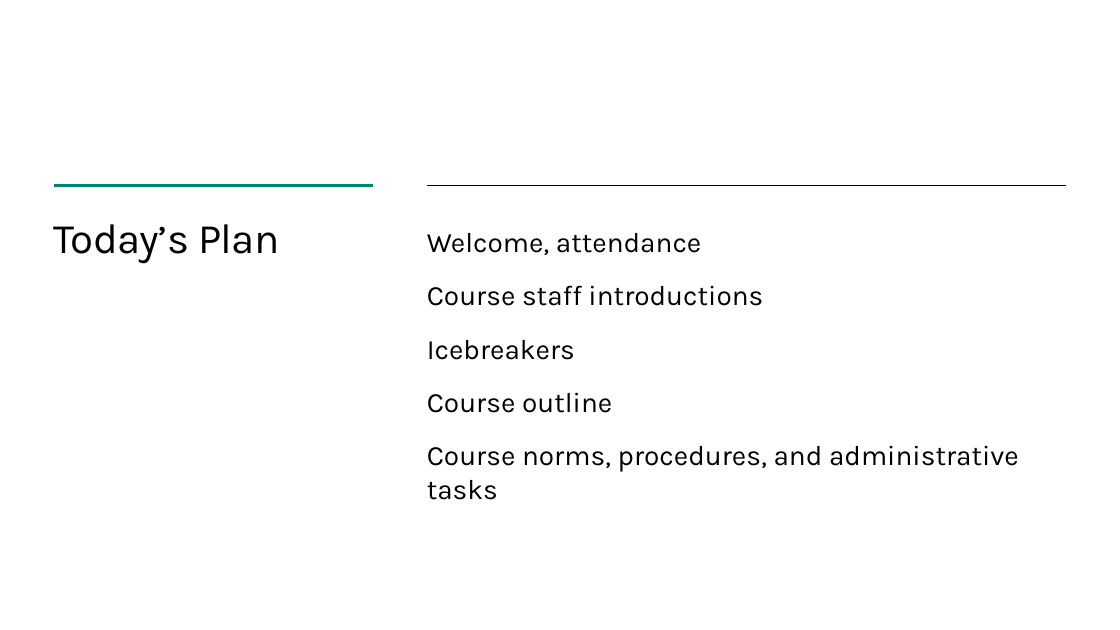
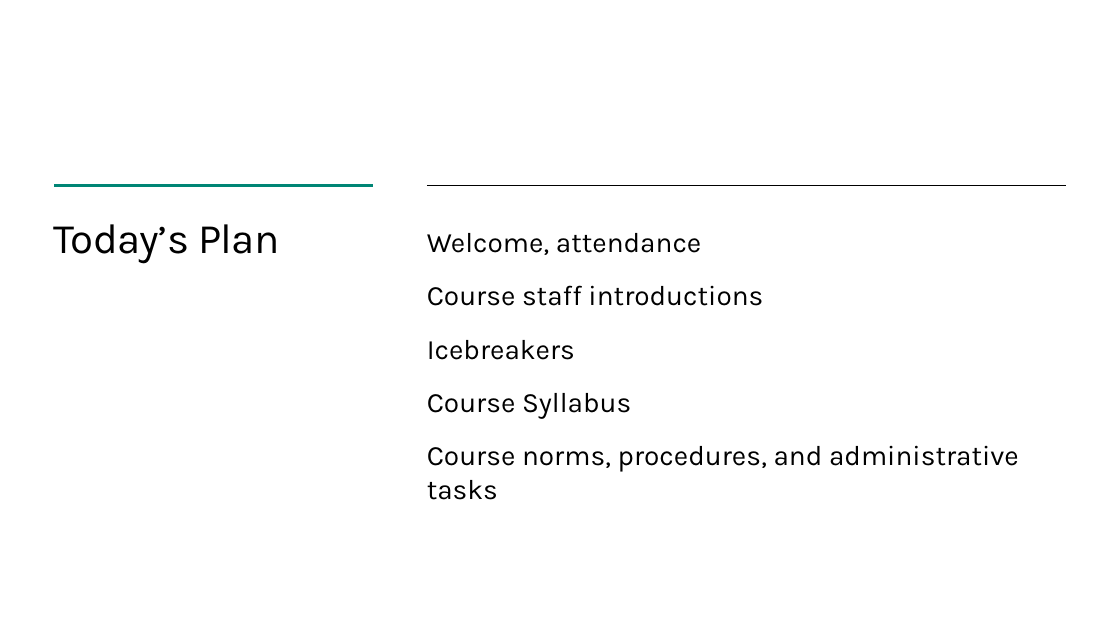
Before and after one commit to TEALSK12/introduction-to-computer-science, a slide deck: slide 3 of slidedecks/TEALS SNAP 0.1.pptx. Drawn at 1120x630 pixels with LibreOffice and Linux fonts; fonts in the diff are those of the drawing; background and template pictures are left out. Boxes give left, top, right and bottom in pixels: in the first picture for what was removed or moved away, otherwise in the second. Text is boxed around its words. In the diff, an @@ line names an element or a change of style, - is before the commit and + after.

Commit message:
Added Example Course Syllabus

```diff
--- a/slidedecks/TEALS SNAP 0.1.pptx
+++ b/slidedecks/TEALS SNAP 0.1.pptx
@@ text at (427, 393, 631, 418): text changed @@
-Course outline
+Course Syllabus
```
Also in this commit, not shown: 1 other slide changed, 1 slide removed, 4 other files.
